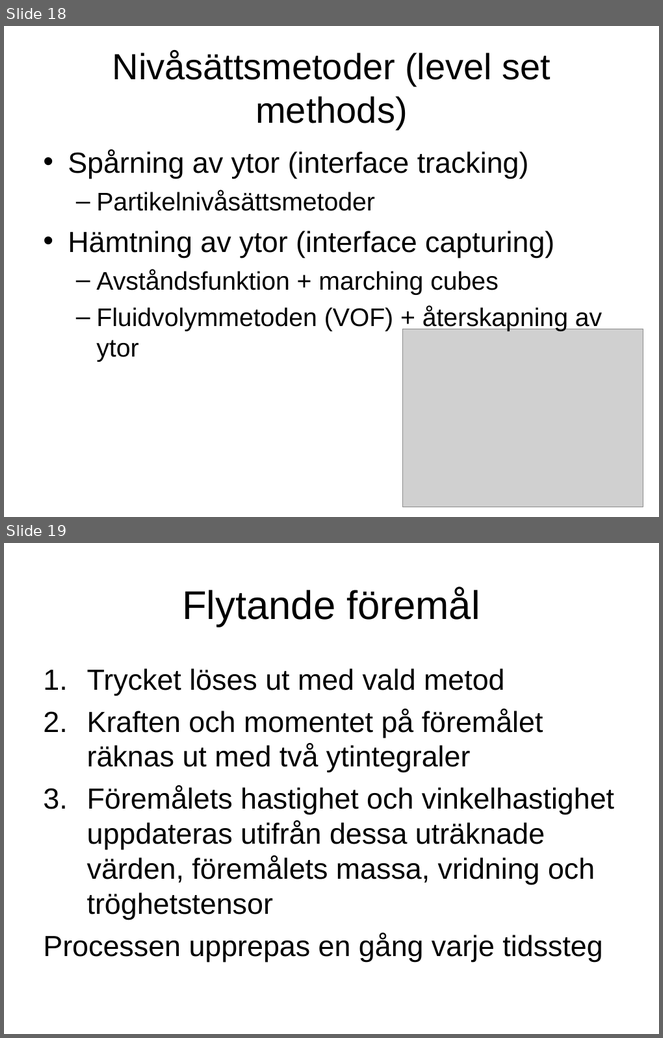
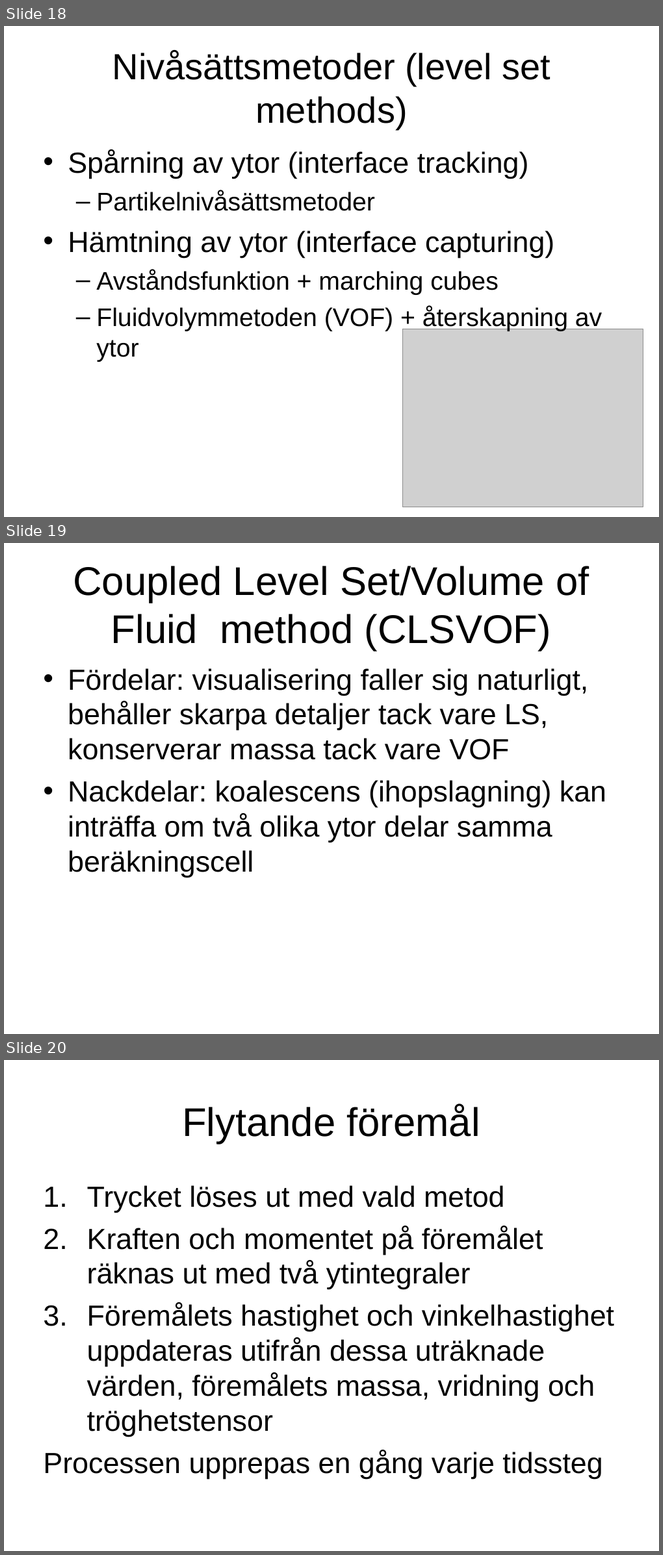
Before and after one commit to krikru/master_thesis, a slide deck: Document/Arbete.ppt. Shown one above the other, each under a label of ours: slides 18 and 19 before the commit, slides 18, 19 and 20 after it. The pictures are 663x1038 and 663x1555 pixels, drawn with LibreOffice and Linux fonts; fonts in the diff are those of the drawing; grey boxes stand for pictures. Boxes give left, top, right and bottom in pixels: in the first picture for what was removed or moved away, otherwise in the second. Text is boxed around its words. In the diff, an @@ line names an element or a change of style, - is before the commit and + after.

```diff
--- a/Document/Arbete.ppt
+++ b/Document/Arbete.ppt
@@ slide 19 added at <box>4,543,659,1034</box>, background #FFFFFF @@
@@ title added at <box>73,566,589,651</box>, 44 pt, text #000000 @@
+Coupled Level Set/Volume of Fluid method (CLSVOF)
@@ text added at <box>68,668,607,878</box>, 32 pt, text #000000 @@
+• Fördelar: visualisering faller sig naturligt, behåller skarpa detaljer tack vare LS, konserverar massa tack vare VOF
+• Nackdelar: koalescens (ihopslagning) kan inträffa om två olika ytor delar samma beräkningscell
@@ what was slide 19 is now slide 20 @@
```
Also in this commit, not shown: 4 slides changed, 2 other slides added, 11 other files.
